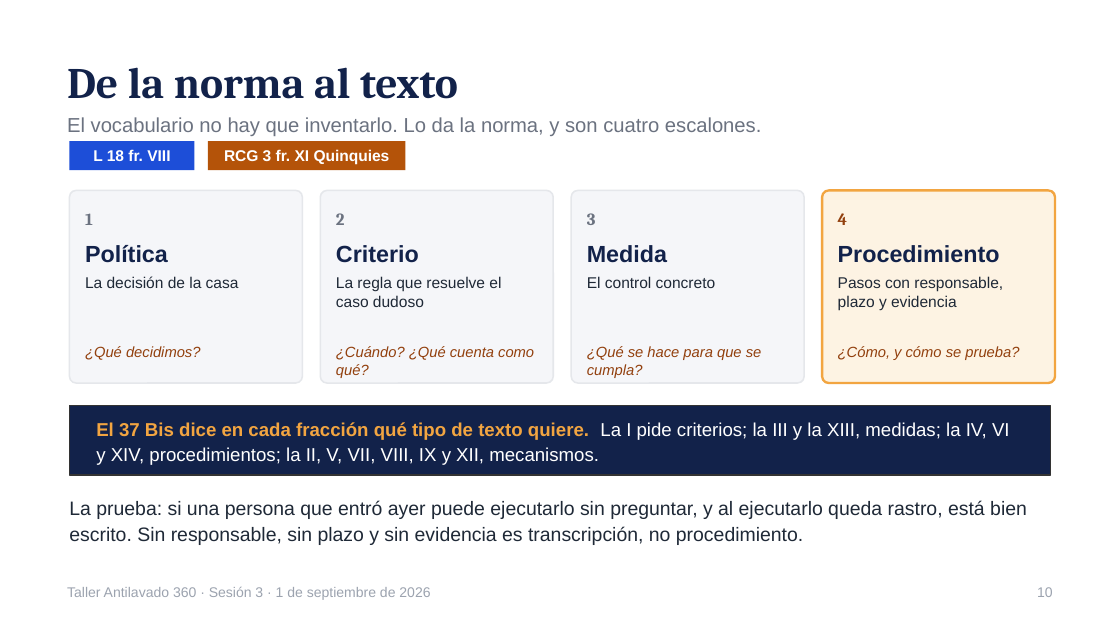
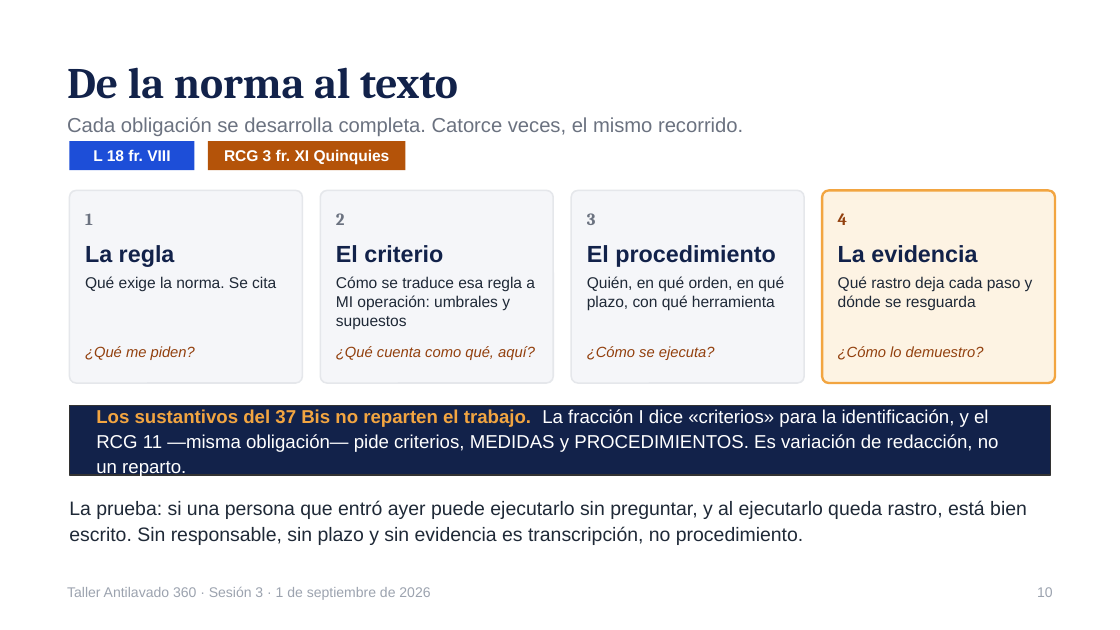
Before and after one commit to maribelvazquez/S01-TAV-IDENTIFICACION, a slide deck: slide 10 of s03/descargables/S03_ALU_01_Presentacion.pptx. Drawn at 1120x630 pixels with LibreOffice and Linux fonts; fonts in the diff are those of the drawing. Boxes give left, top, right and bottom in pixels: in the first picture for what was removed or moved away, otherwise in the second. Text is boxed around its words. In the diff, an @@ line names an element or a change of style, - is before the commit and + after.

```diff
--- a/s03/descargables/S03_ALU_01_Presentacion.pptx
+++ b/s03/descargables/S03_ALU_01_Presentacion.pptx
@@ text at [67, 117, 743, 136]: text changed @@
-El vocabulario no hay que inventarlo. Lo da la norma, y son cuatro escalones.
+Cada obligación se desarrolla completa. Catorce veces, el mismo recorrido.
@@ text at [85, 245, 175, 267]: text changed @@
-Política
+La regla
@@ text at [336, 245, 443, 263]: text changed @@
-Criterio
+El criterio
@@ text at [587, 245, 776, 267]: text changed @@
-Medida
+El procedimiento
@@ text at [838, 245, 977, 263]: text changed @@
-Procedimiento
+La evidencia
@@ text at [85, 276, 276, 292]: text changed @@
-La decisión de la casa
+Qué exige la norma. Se cita
@@ text at [336, 276, 535, 329]: text changed @@
-La regla que resuelve el caso dudoso
+Cómo se traduce esa regla a MI operación: umbrales y supuestos
@@ text at [587, 276, 784, 310]: text changed @@
-El control concreto
+Quién, en qué orden, en qué plazo, con qué herramienta
@@ text at [838, 276, 1033, 310]: text changed @@
-Pasos con responsable, plazo y evidencia
+Qué rastro deja cada paso y dónde se resguarda
@@ text at [85, 346, 195, 360]: text changed @@
-¿Qué decidimos?
+¿Qué me piden?
@@ text at [336, 346, 535, 360]: text changed @@
-¿Cuándo? ¿Qué cuenta como qué?
+¿Qué cuenta como qué, aquí?
@@ text at [587, 346, 715, 360]: text changed @@
-¿Qué se hace para que se cumpla?
+¿Cómo se ejecuta?
@@ text at [838, 346, 984, 360]: text changed @@
-¿Cómo, y cómo se prueba?
+¿Cómo lo demuestro?
@@ text at [96, 409, 999, 478]: text changed @@
-El 37 Bis dice en cada fracción qué tipo de texto quiere. La I pide criterios; la III y la XIII, medidas; la IV, VI y XIV, procedimientos; la II, V, VII, VIII, IX y XII, mecanismos.
+Los sustantivos del 37 Bis no reparten el trabajo. La fracción I dice «criterios» para la identificación, y el RCG 11 —misma obligación— pide criterios, MEDIDAS y PROCEDIMIENTOS. Es variación de redacción, no un reparto.
```
Also in this commit, not shown: 4 other slides changed, 15 other files.
